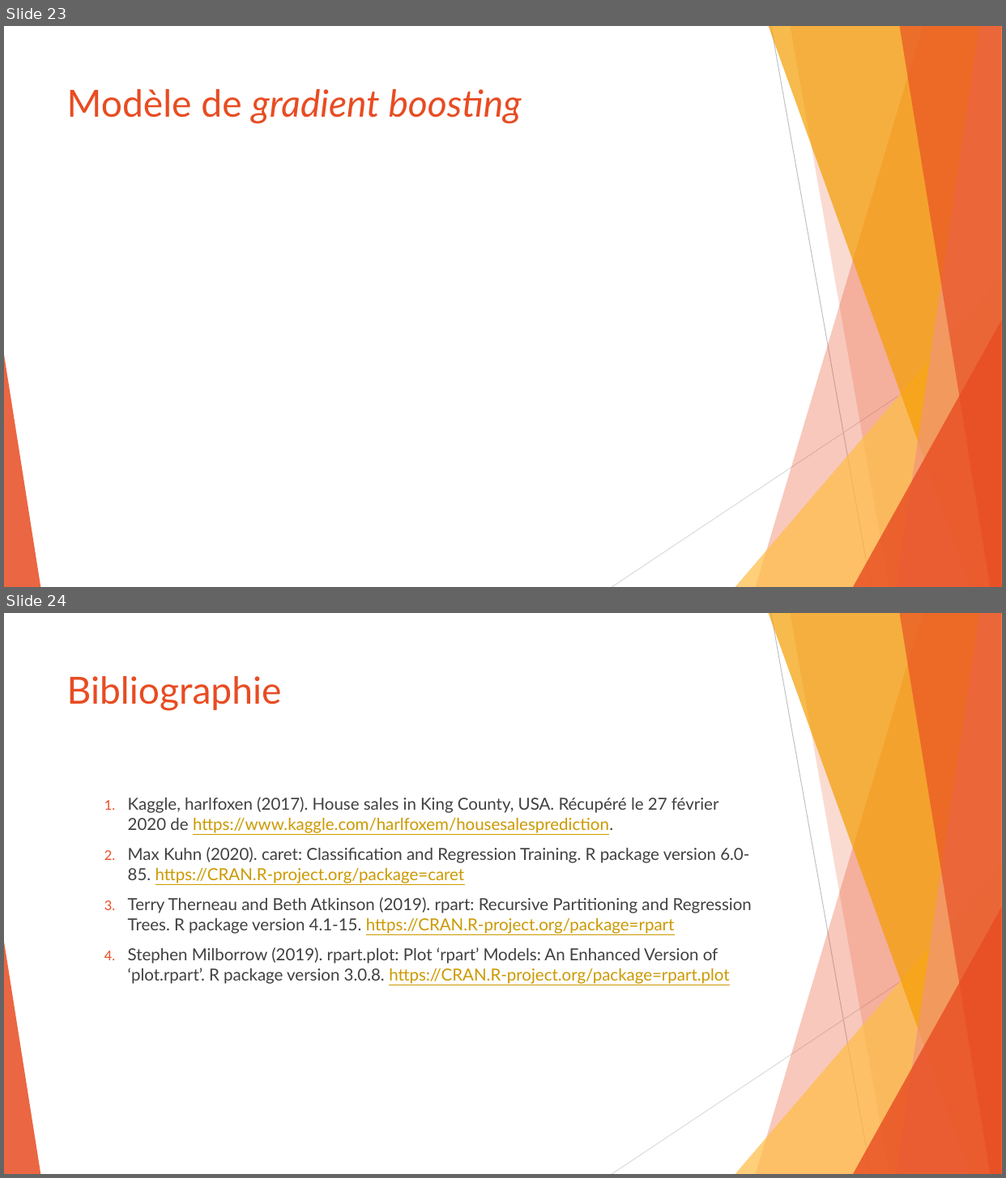
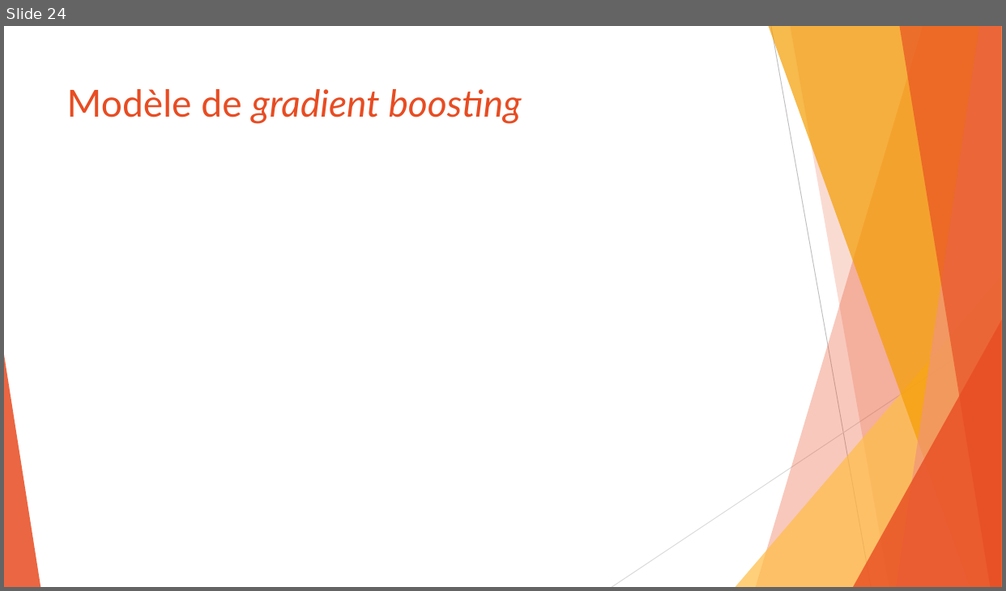
Before and after one commit to SamuelProvencher/TP-Apprentissage, a slide deck: PP.pptx. Shown one above the other, each under a label of ours: slides 23 and 24 before the commit, slide 24 after it. The pictures are 1006x1178 and 1006x591 pixels, drawn with LibreOffice and Linux fonts; fonts in the diff are those of the drawing. Boxes give left, top, right and bottom in pixels: in the first picture for what was removed or moved away, otherwise in the second. Text is boxed around its words. In the diff, an @@ line names an element or a change of style, - is before the commit and + after.

```diff
--- a/PP.pptx
+++ b/PP.pptx
@@ slide 24 removed at (x1=4, y1=613, x2=1002, y2=1174), background #FFFFFF; not listed: 10 template elements that a slide beside it also shows @@
@@ title removed at (x1=67, y1=676, x2=282, y2=711) @@
-Bibliographie
@@ text removed at (x1=128, y1=797, x2=752, y2=984) @@
-  1. Kaggle, harlfoxen (2017). House sales in King County, USA. Récupéré le 27 février 2020 de https://www.kaggle.com/harlfoxem/housesalesprediction.
-  2. Max Kuhn (2020). caret: Classification and Regression Training. R package version 6.0-85. https://CRAN.R-project.org/package=caret
-  3. Terry Therneau and Beth Atkinson (2019). rpart: Recursive Partitioning and Regression Trees. R package version 4.1-15. https://CRAN.R-project.org/package=rpart
-  4. Stephen Milborrow (2019). rpart.plot: Plot ‘rpart’ Models: An Enhanced Version of ‘plot.rpart’. R package version 3.0.8. https://CRAN.R-project.org/package=rpart.plot
@@ what was slide 23 is now slide 24 @@
```
Also in this commit, not shown: 7 slides changed, 2 slides added, 1 other file.
